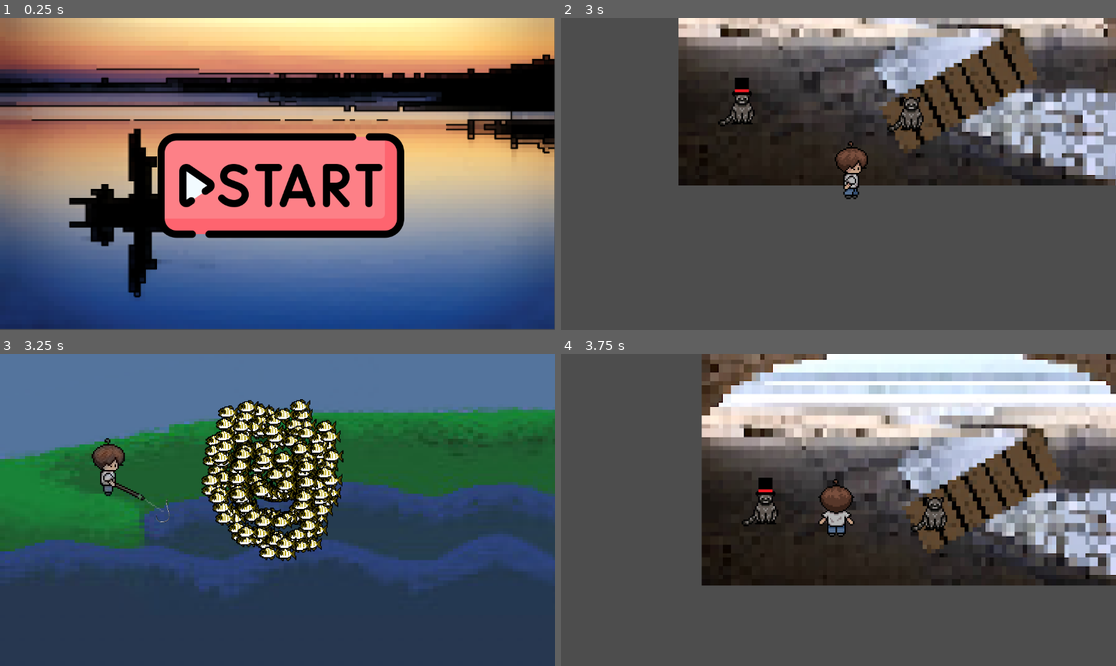
Above: before the commit, frames 1-4 (two rows, left to right).
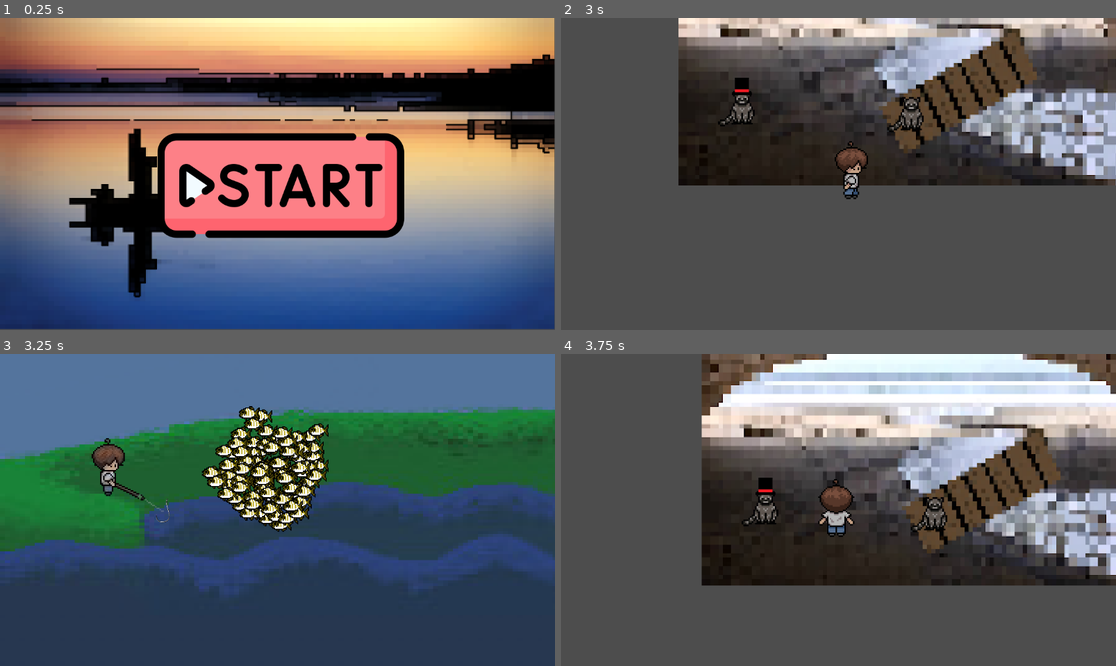
Above: after the commit, the same moments.

Repository: hayariku/Fiosh
Game: Godot game, scene res://1Start.tscn
Two runs of this game, one before a commit and one after it. Both use one fixed random seed, a clock stepped at 60 frames per second and the inputs below.
Inputs (mouse positions are in pixels of both pictures, inside the frame that each line leads up to):
- Up to frame 1 (0.25 s): no input
- Up to frame 2 (3 s): click (844, 152) at 0.5 s; tap Enter at 1.25 s; hold Right (ui_right) 1.28-2.03 s; hold A (a) 1.28-2.03 s; tap D (d) at 1.55, 2.1 s; hold Down (ui_down) 2.03-2.78 s; tap F (f) at 2.3 s; hold Right (ui_right) from 2.78 s (still down); hold F (f) from 2.78 s (still down)
- Up to frame 3 (3.25 s): keep holding Right (ui_right); keep holding F (f); tap G (g) at 3.05 s
- Up to frame 4 (3.75 s): release Right (ui_right) at 3.53 s; release F (f) at 3.53 s; hold Up (ui_up) from 3.53 s (still down); tap G (g) at 3.6 s

Frames 1-2 are identical in both runs. In frame 3, 9.0% of the frame differs, in the area x 36-62%, y 14-67%; in frame 4, nothing differs.

Commit message:
Added amount of fish option to main game node

Diff:
--- a/blubblubblub/3_fishing.gd
+++ b/blubblubblub/3_fishing.gd
@@ -21,6 +21,7 @@
 var can_reel = false
 var reel_enabled = false
 var fishAmt = 0
+@export var amount_of_fish = 100
 
 # Cast distance and line length based on rod level and spool level
 var rodlvl = 2
@@ -38,7 +39,7 @@
 	camera.make_current()
 	charge_progress.visible = false
 	print("Camera and sprite initialized.")
-	while fishAmt < 300:
+	while fishAmt < amount_of_fish:
 		fishAmt += 1
 		var fis = fish.instantiate()
 		fis.position = Vector2(571, 342)
